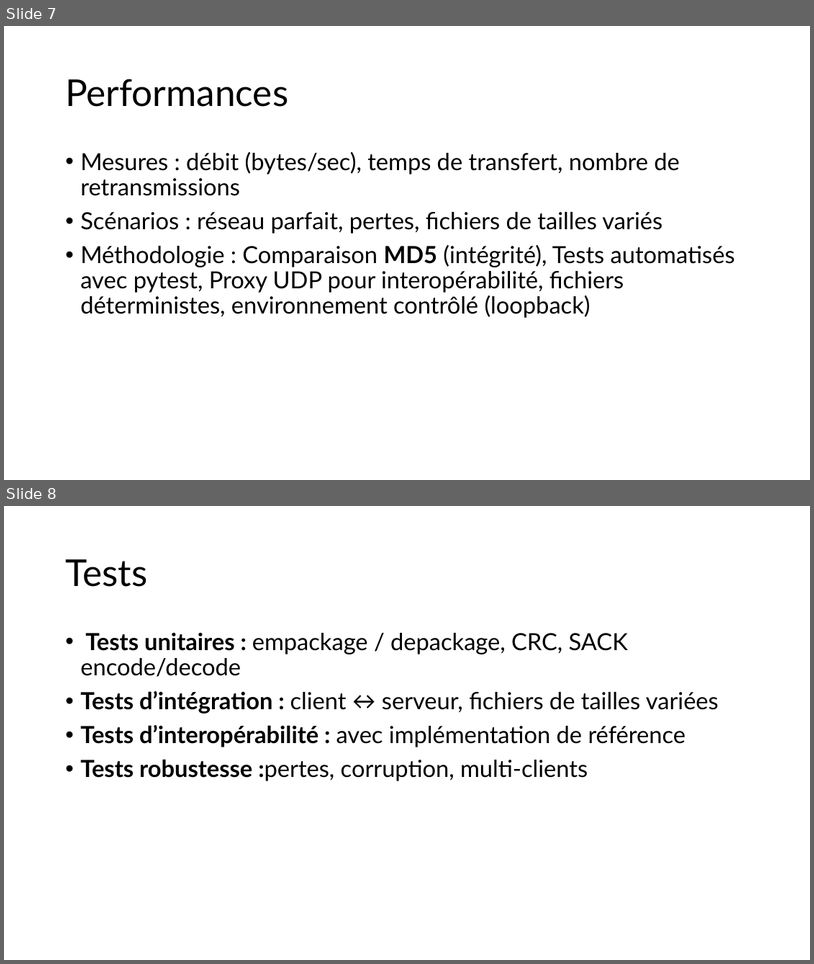
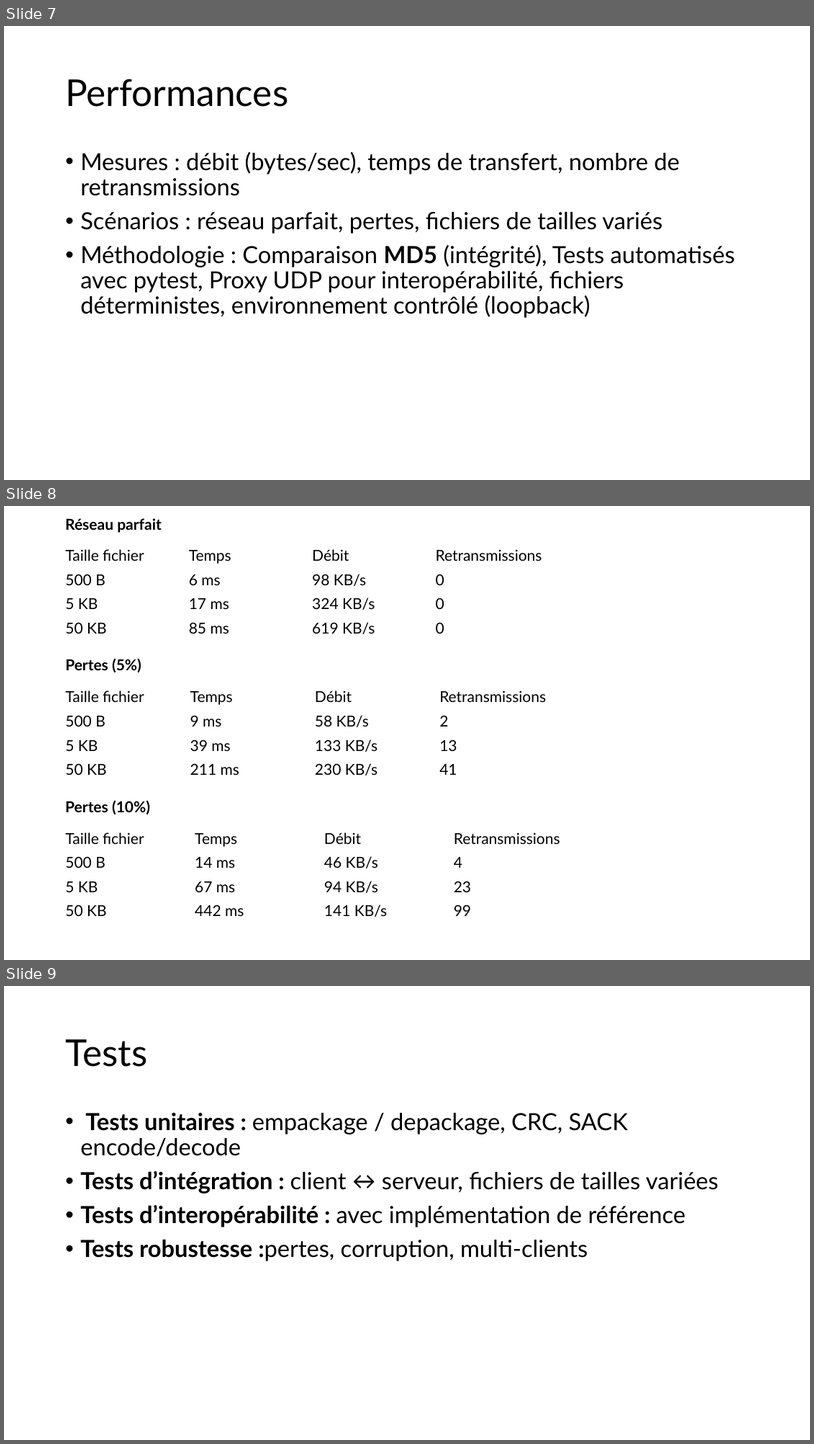
Before and after one commit to Tidyresonnance8/SRTP-Transport-Protocol, a slide deck: Rapport_projet_SRTP.pptx. Shown one above the other, each under a label of ours: slides 7 and 8 before the commit, slides 7, 8 and 9 after it. The pictures are 814x964 and 814x1444 pixels, drawn with LibreOffice and Linux fonts; fonts in the diff are those of the drawing. Boxes give left, top, right and bottom in pixels: in the first picture for what was removed or moved away, otherwise in the second. Text is boxed around its words. In the diff, an @@ line names an element or a change of style, - is before the commit and + after.

```diff
--- a/Rapport_projet_SRTP.pptx
+++ b/Rapport_projet_SRTP.pptx
@@ slide 8 added at (4, 506, 810, 960), background #FFFFFF @@
@@ text added at (65, 518, 162, 533), 18 pt, text #000000, bold @@
+Réseau parfait
@@ table added at (59, 543, 553, 640), 4 rows, 4 columns @@
+Taille fichier | Temps | Débit | Retransmissions
+500 B | 6 ms | 98 KB/s | 0
+5 KB | 17 ms | 324 KB/s | 0
+50 KB | 85 ms | 619 KB/s | 0
@@ text added at (65, 658, 142, 672), 18 pt, text #000000, bold @@
+Pertes (5%)
@@ table added at (59, 685, 558, 781), 4 rows, 4 columns @@
+Taille fichier | Temps | Débit | Retransmissions
+500 B | 9 ms | 58 KB/s | 2
+5 KB | 39 ms | 133 KB/s | 13
+50 KB | 211 ms | 230 KB/s | 41
@@ text added at (65, 800, 150, 814), 18 pt, text #000000, bold @@
+Pertes (10%)
@@ table added at (59, 826, 578, 923), 4 rows, 4 columns @@
+Taille fichier | Temps | Débit | Retransmissions
+500 B | 14 ms | 46 KB/s | 4
+5 KB | 67 ms | 94 KB/s | 23
+50 KB | 442 ms | 141 KB/s | 99
@@ what was slide 8 is now slide 9 @@
```
Also in this commit, not shown: 1 slide changed.
